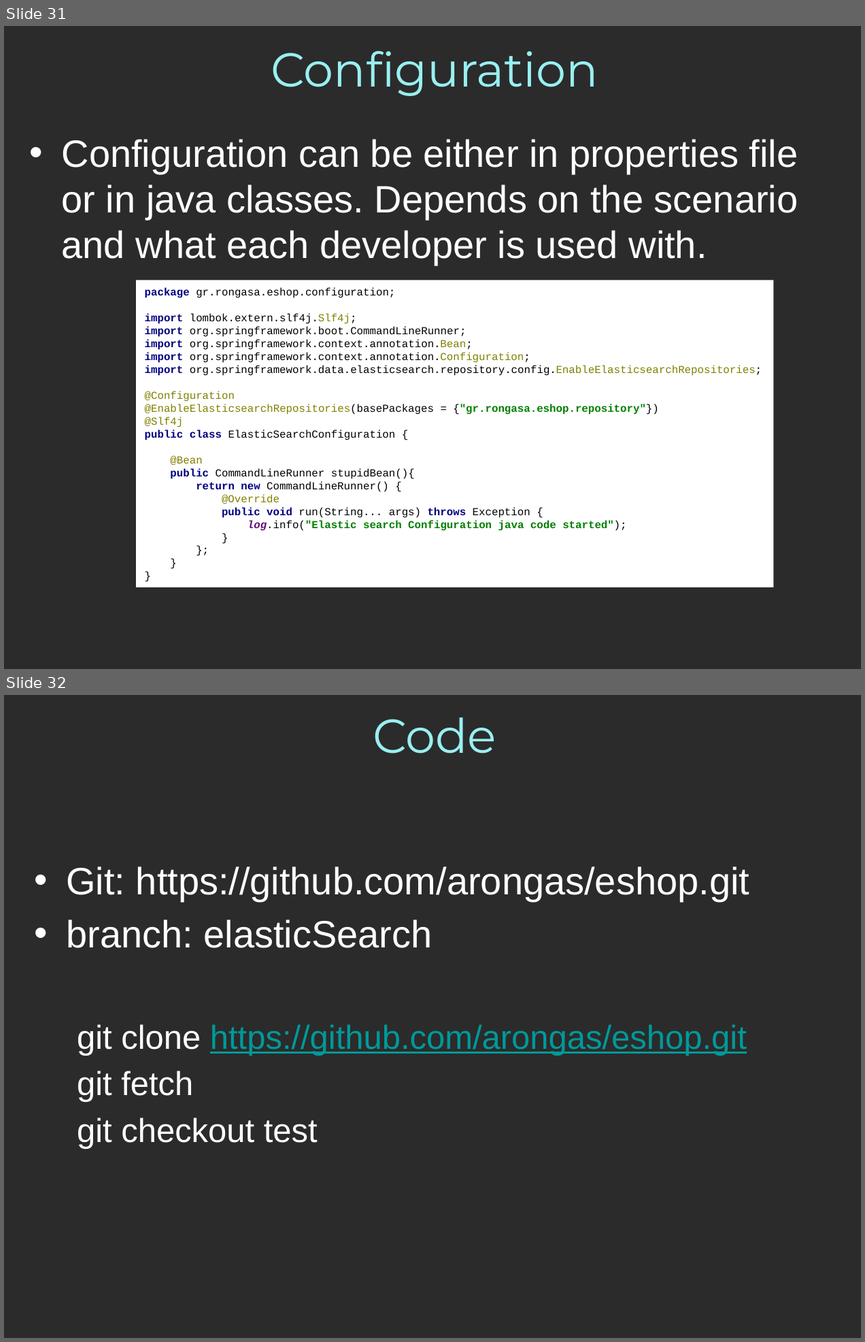
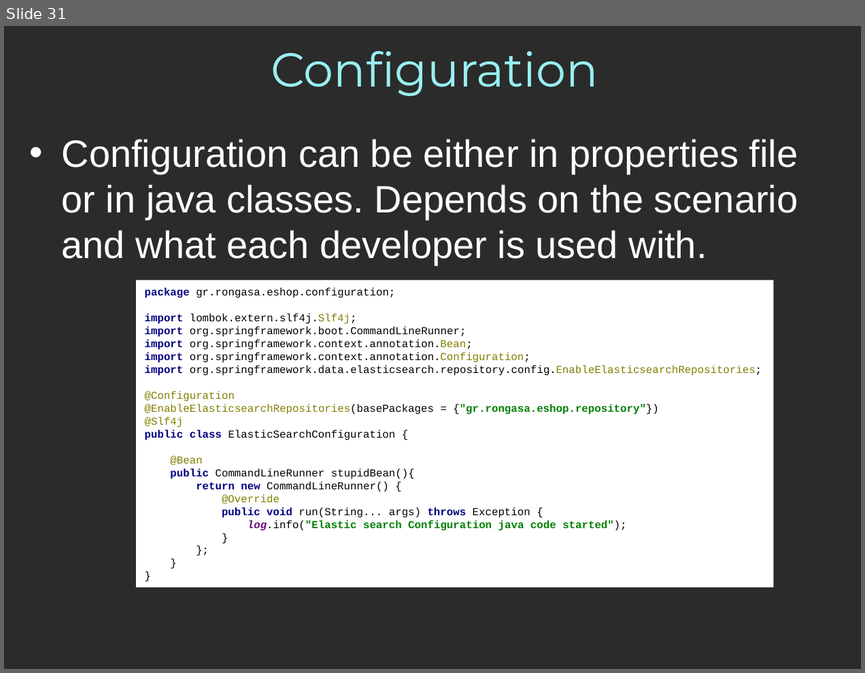
Before and after one commit to spirosag/spring-boot-lectures, a slide deck: lecture 1 - Spring boot introduction/Spring boot introduction.pptx. Shown one above the other, each under a label of ours: slides 31 and 32 before the commit, slide 31 after it. The pictures are 865x1342 and 865x673 pixels, drawn with LibreOffice and Linux fonts; fonts in the diff are those of the drawing; background and template pictures are left out; a plain dark background stands for a picture behind light text. Boxes give left, top, right and bottom in pixels: in the first picture for what was removed or moved away, otherwise in the second. Text is boxed around its words. In the diff, an @@ line names an element or a change of style, - is before the commit and + after.

Commit message:
exersize and solution of lecture 1

```diff
--- a/lecture 1 - Spring boot introduction/Spring boot introduction.pptx
+++ b/lecture 1 - Spring boot introduction/Spring boot introduction.pptx
@@ slide 32 removed at [4,695,861,1338], background picture (left out) @@
@@ title removed at [373,717,496,753] @@
-Code
@@ text removed at [66,866,749,1149] @@
-• Git: https://github.com/arongas/eshop.git
-• branch: elasticSearch
-  git clone https://github.com/arongas/eshop.git
-  git fetch
-  git checkout test
```
Also in this commit, not shown: 23 other files.
